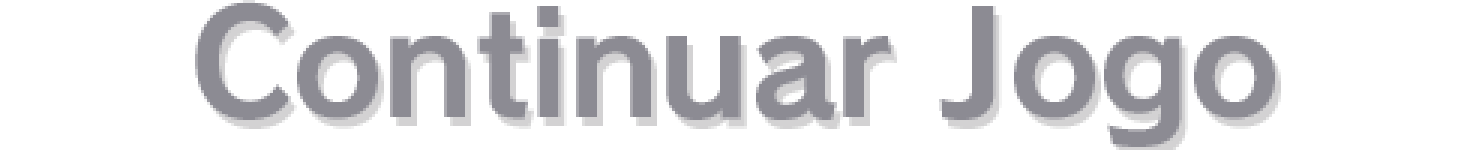
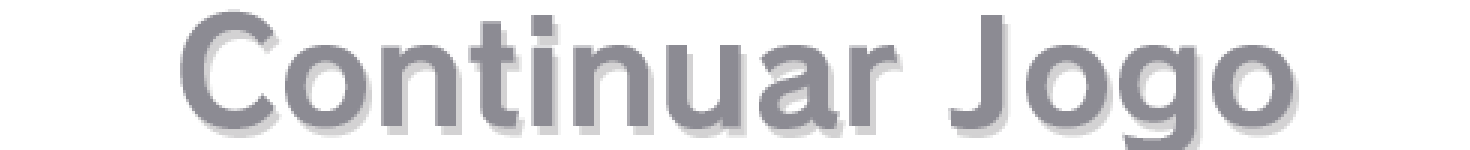
Comparing the layer stacks of the two 1470px x 150px images. Changes:
added layer "Continuar Jogo V2" above "Resume Game V2" over [180, 9, 1293, 150]
hid "Continuar Jogo" over [195, 0, 1275, 147]
